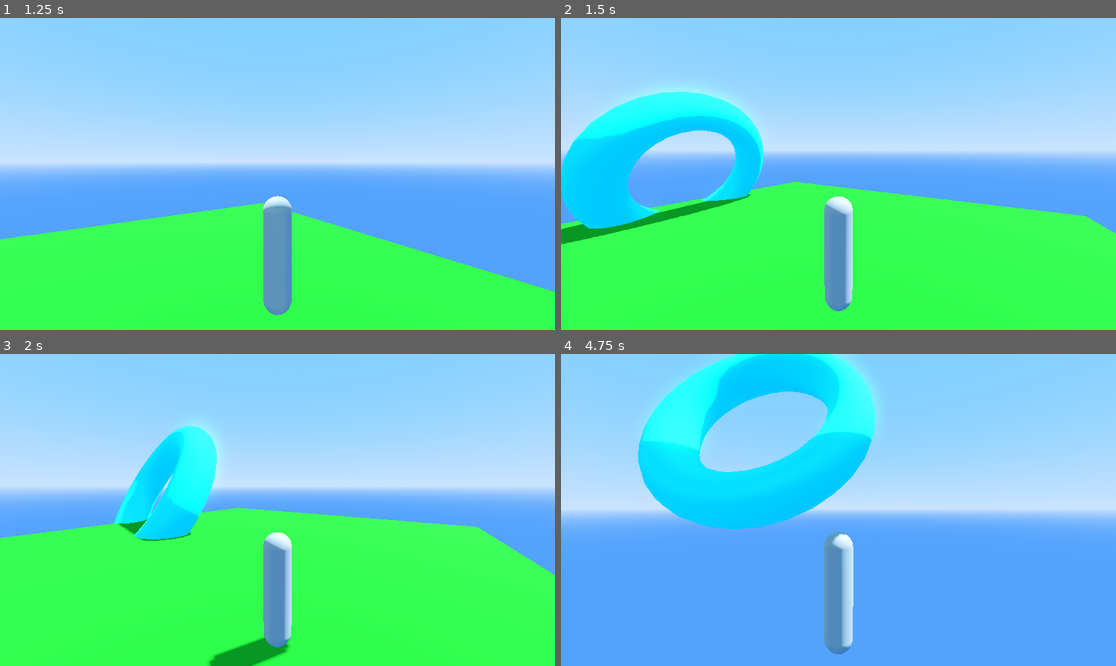
Above: before the commit, frames 1-4 (two rows, left to right).
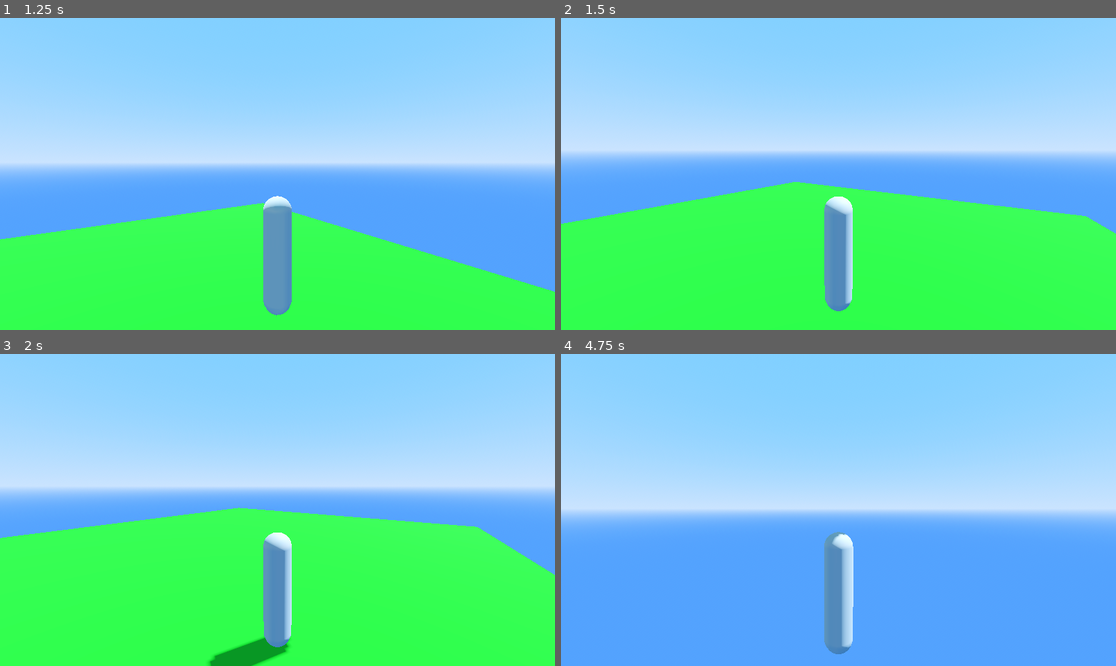
Above: after the commit, the same moments.

Repository: RevntoTheMoon/Simple-RPG-Game-in-Godot
Game: Godot game, scene res://scenes/levels/level_prototype.tscn
The game is run twice, just before and just after one commit, with the same random seed, the same clock (stepped at 60 frames per second) and the same inputs. Before the commit the project starts from res://levels/level_prototype.tscn.
Inputs (mouse positions are in pixels of both pictures, inside the frame that each line leads up to):
- Up to frame 1 (1.25 s): move the mouse to (305, 174) at 0.52 s; hold D (right) from 0.53 s (still down); tap W (foward) at 0.6 s; tap Space (jump) at 0.77 s
- Up to frame 2 (1.5 s): move the mouse to (810, 174) at 1.27 s; release D (right) at 1.28 s; hold S (backward) from 1.28 s (still down); tap W (foward) at 1.35 s
- Up to frame 3 (2 s): keep holding S (backward); tap Space (jump) at 1.52 s
- Up to frame 4 (4.75 s): move the mouse to (849, 503) at 2.02 s; release S (backward) at 2.03 s; hold D (right) 2.03-3.53 s; tap W (foward) every 0.75 s from 2.1 to 4.35 s; move the mouse to (832, 516) at 2.77 s; tap Space (jump) at 3.02, 3.77, 4.52 s; move the mouse to (877, 513) at 3.52 s; hold A (left) from 3.53 s (still down); move the mouse to (794, 506) at 4.27 s

Frame 1 is identical in both runs. In frame 2, 9.2% of the frame differs, in the area x 0-37%, y 22-73%; in frame 3, 4.5%; in frame 4, 15%, in the area x 13-57%, y 0-57%.

Commit message:
Directory + forward+
tambah scene folder dan assets

Diff:
--- a/project.godot
+++ b/project.godot
@@ -11,8 +11,8 @@
 [application]
 
 config/name="Zelda Clone"
-run/main_scene="res://levels/level_prototype.tscn"
-config/features=PackedStringArray("4.4", "Mobile")
+run/main_scene="res://scenes/levels/level_prototype.tscn"
+config/features=PackedStringArray("4.5", "Mobile")
 config/icon="res://icon.svg"
 
 [input]
@@ -57,7 +57,3 @@
 "events": [Object(InputEventKey,"resource_local_to_scene":false,"resource_name":"","device":-1,"window_id":0,"alt_press …(195 unchanged characters)…
 ]
 }
-
-[rendering]
-
-renderer/rendering_method="mobile"
--- a/levels/level_prototype.tscn
+++ b/scenes/levels/level_prototype.tscn
@@ -1,7 +1,7 @@
 [gd_scene load_steps=11 format=3 uid="uid://ejij4kbvmjt4"]
 
 [ext_resource type="Script" uid="uid://c0gebfg4b5h2b" path="res://scripts/mesh_instance_3d.gd" id="1_f0adh"]
-[ext_resource type="PackedScene" uid="uid://c0mi0yap8iioi" path="res://player/player.tscn" id="2_135xi"]
+[ext_resource type="PackedScene" uid="uid://c0mi0yap8iioi" path="res://scenes/player.tscn" id="2_135xi"]
 
 [sub_resource type="ProceduralSkyMaterial" id="ProceduralSkyMaterial_btxoo"]
 sky_top_color = Color(0.385109, 0.684761, 1, 1)
@@ -48,6 +48,7 @@
 
 [node name="Donut" type="MeshInstance3D" parent="."]
 transform = Transform3D(0.64679, 0.67402, 0.356875, 0, 0.46793, -0.883766, -0.762668, 0.571611, 0.302652, -9.23022, 2, 0)
+visible = false
 mesh = SubResource("TorusMesh_p454y")
 script = ExtResource("1_f0adh")
 
Not shown, changed: icon.svg.import
Renamed: player/player.tscn -> scenes/player.tscn
